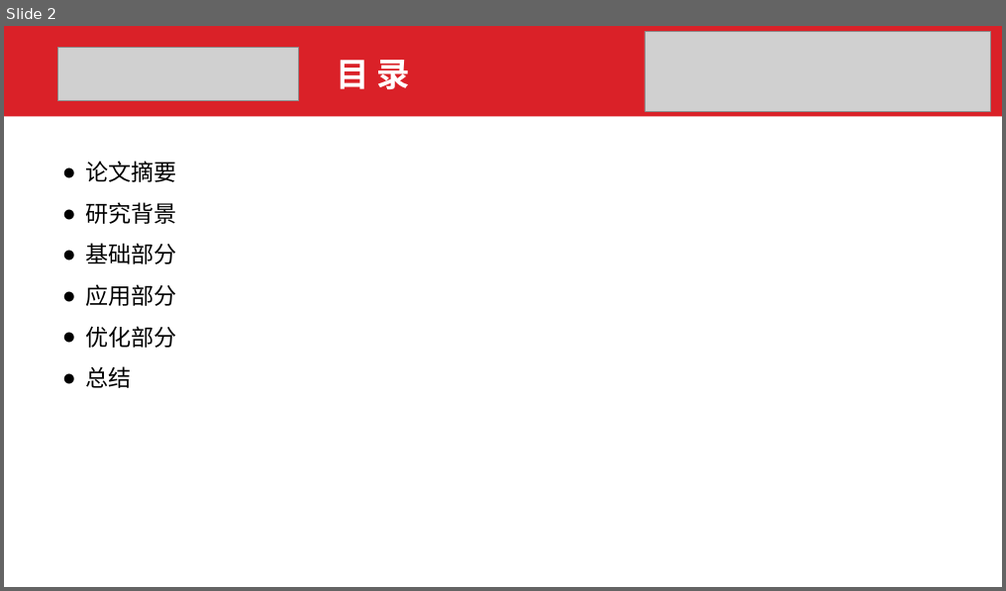
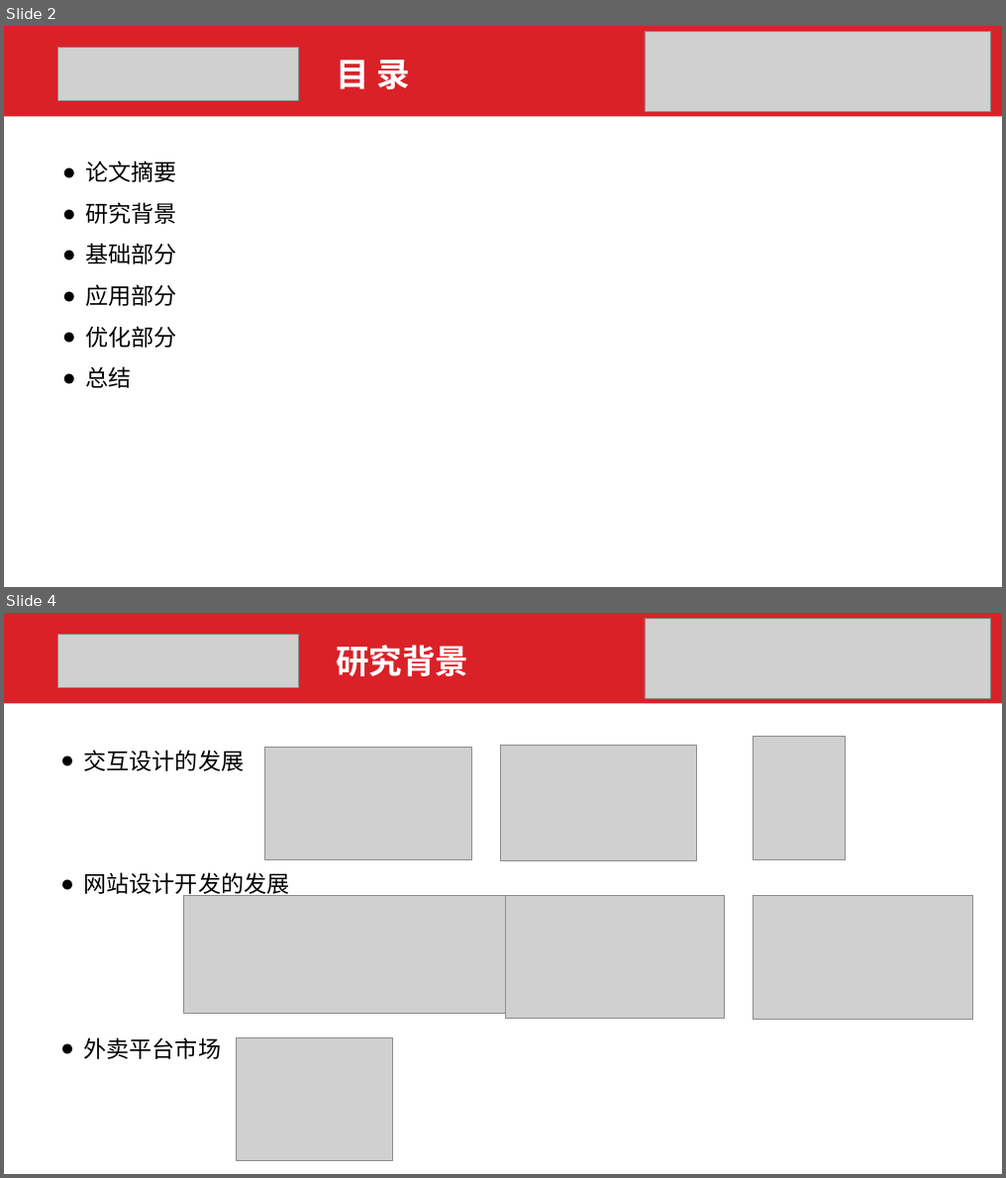
Before and after one commit to 0xcaffebabe/graduate-design, a slide deck: 答辩PPT.pptx. Shown one above the other, each under a label of ours: slide 2 before the commit, slides 2 and 4 after it; the slides between them are not shown. The pictures are 1006x591 and 1006x1178 pixels, drawn with LibreOffice and Linux fonts; fonts in the diff are those of the drawing; grey boxes stand for pictures. Boxes give left, top, right and bottom in pixels: in the first picture for what was removed or moved away, otherwise in the second. Text is boxed around its words. In the diff, an @@ line names an element or a change of style, - is before the commit and + after.

Commit message:
ppt

```diff
--- a/答辩PPT.pptx
+++ b/答辩PPT.pptx
@@ slide 4 added at (4,613,1002,1174), background #FFFFFF @@
@@ rectangle added at (4,613,1002,703), fill #DA2128 @@
@@ picture added at (57,635,298,688) @@
@@ picture added at (645,618,991,698) @@
@@ text added at (336,645,468,676), 32 pt, text #FFFFFF, bold @@
+研究背景
@@ text added at (84,750,290,1059), 22 pt, text #000000 @@
+● 交互设计的发展
+● 网站设计开发的发展
+● 外卖平台市场
@@ picture added at (264,747,471,861) @@
@@ picture added at (501,746,696,861) @@
@@ picture added at (752,737,845,861) @@
@@ picture added at (183,896,515,1014) @@
@@ picture added at (506,896,724,1019) @@
@@ picture added at (752,896,973,1020) @@
@@ picture added at (236,1038,392,1161) @@
```
Also in this commit, not shown: 1 slide changed, 2 other slides added, 1 other file.
